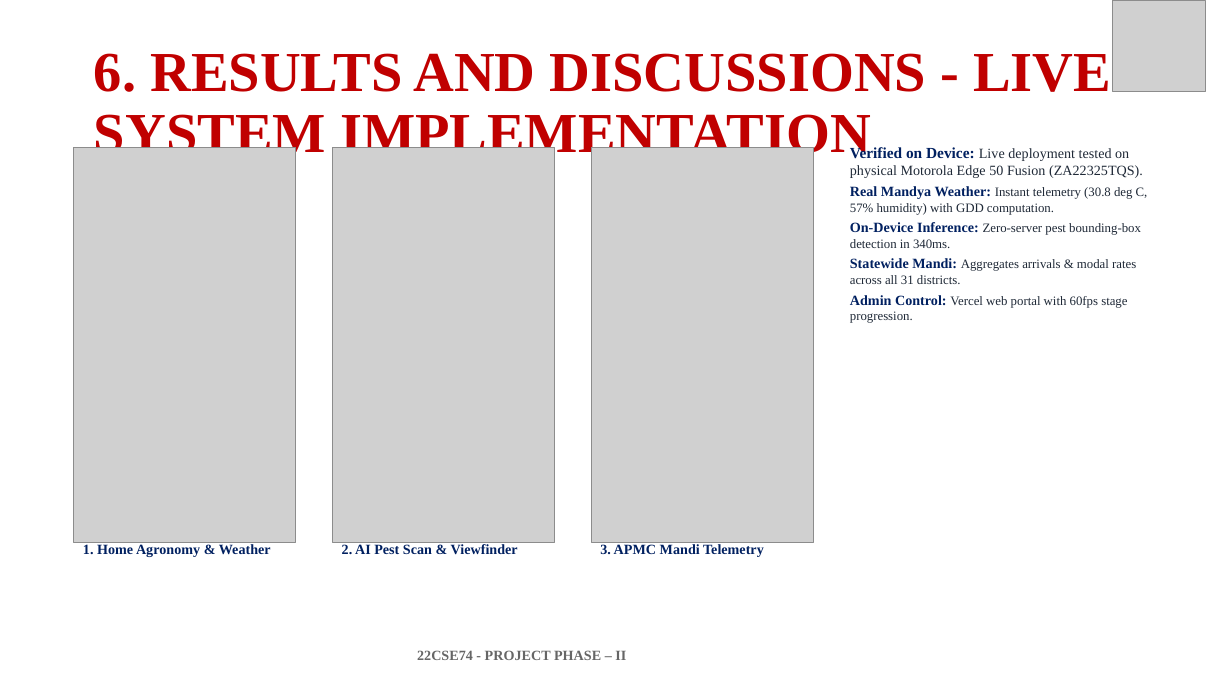
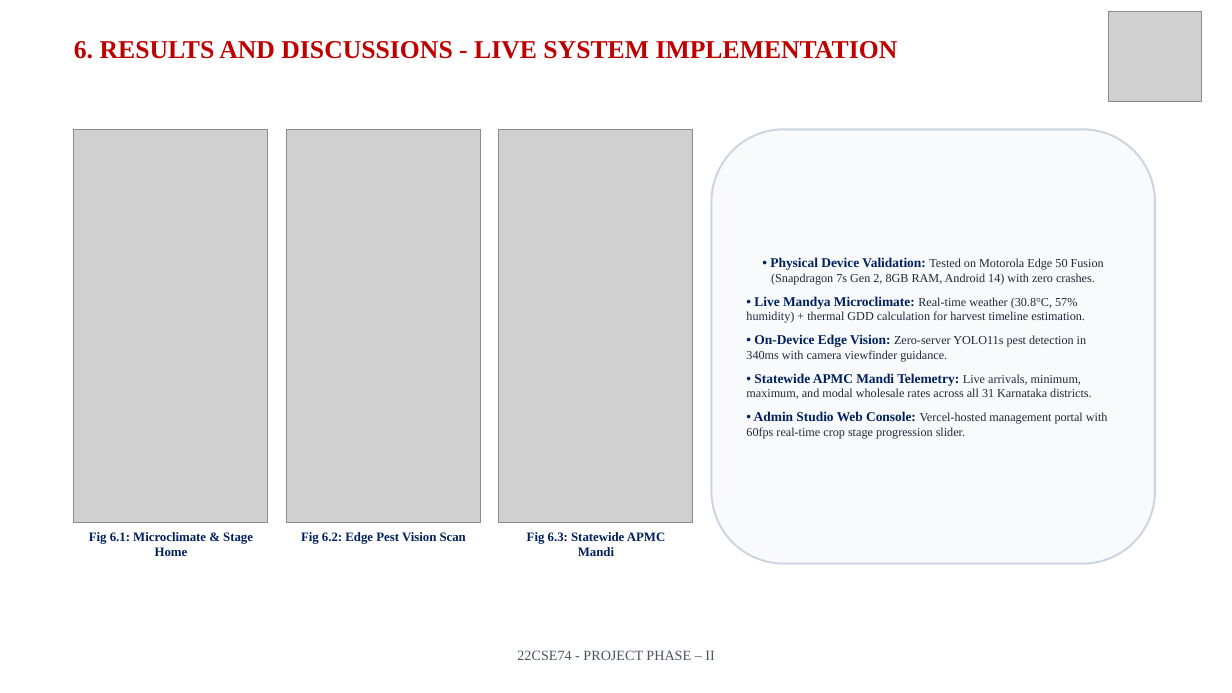
Before and after one commit to Naveenkm07/Major-Krushikadhara-figma, a slide deck: slide 14 of Project Phase-II_Review 2_ PPT Template.pptx. Drawn at 1232x693 pixels with LibreOffice and Linux fonts; fonts in the diff are those of the drawing; grey boxes stand for pictures. Boxes give left, top, right and bottom in pixels: in the first picture for what was removed or moved away, otherwise in the second. Text is boxed around its words. In the diff, an @@ line names an element or a change of style, - is before the commit and + after.

Commit message:
fix(ppt): resolve title and image overlaps, upgrade flow diagrams to ultra-HD 3000x1500 Retina quality, and polish slide layouts

```diff
--- a/Project Phase-II_Review 2_ PPT Template.pptx
+++ b/Project Phase-II_Review 2_ PPT Template.pptx
@@ picture: place and size @@
-picture at (1113, 1, 1205, 91)
+picture at (1109, 11, 1202, 102)
@@ text "6. RESULTS AND DISCUSSIONS - ...": place and size @@
-text "6. RESULTS AND DISCUSSIONS - ..." at (94, 53, 1111, 163)
+text "6. RESULTS AND DISCUSSIONS - ..." at (74, 41, 898, 59)
@@ text "6. RESULTS AND DISCUSSIONS - ..." at (74, 41, 898, 59): size 44 to 20 pt; line spacing 0.9 to 1; vertical alignment middle to top @@
@@ picture: place and size @@
-picture at (74, 148, 296, 543)
+picture at (74, 129, 268, 522)
@@ picture: place and size @@
-picture at (333, 148, 555, 543)
+picture at (287, 129, 481, 522)
@@ picture: place and size @@
-picture at (592, 148, 813, 543)
+picture at (499, 129, 693, 522)
@@ rounded rectangle added at (712, 129, 1155, 564), fill #F8FAFC, outline #CBD5E1 1.5 pt, 9.5 pt, text #1F2937 @@
+• Physical Device Validation: Tested on Motorola Edge 50 Fusion (Snapdragon 7s Gen 2, 8GB RAM, Android 14) with zero crashes.
+• Live Mandya Microclimate: Real-time weather (30.8°C, 57% humidity) + thermal GDD calculation for harvest timeline estimation.
+• On-Device Edge Vision: Zero-server YOLO11s pest detection in 340ms with camera viewfinder guidance.
+• Statewide APMC Mandi Telemetry: Live arrivals, minimum, maximum, and modal wholesale rates across all 31 Karnataka districts.
+• Admin Studio Web Console: Vercel-hosted management portal with 60fps real-time crop stage progression slider.
@@ text removed at (850, 146, 1148, 323) @@
-Verified on Device: Live deployment tested on physical Motorola Edge 50 Fusion (ZA22325TQS).
-Real Mandya Weather: Instant telemetry (30.8 deg C, 57% humidity) with GDD computation.
-On-Device Inference: Zero-server pest bounding-box detection in 340ms.
-Statewide Mandi: Aggregates arrivals & modal rates across all 31 districts.
-Admin Control: Vercel web portal with 60fps stage progression.
@@ text at (89, 532, 253, 556): text changed; size 11 to 10 pt @@
-1. Home Agronomy & Weather
+Fig 6.1: Microclimate & Stage Home
@@ text at (301, 532, 466, 544): text changed; size 11 to 10 pt @@
-2. AI Pest Scan & Viewfinder
+Fig 6.2: Edge Pest Vision Scan
@@ text at (527, 532, 665, 556): text changed; size 11 to 10 pt @@
-3. APMC Mandi Telemetry
+Fig 6.3: Statewide APMC Mandi
@@ text "22CSE74 - PROJECT PHASE – ..." at (517, 650, 714, 660): text colour #666666 to #4B5563, bold off; alignment left to centre @@
```
Also in this commit, not shown: 10 other slides changed, 10 slides added, 10 slides removed, 11 other files.
